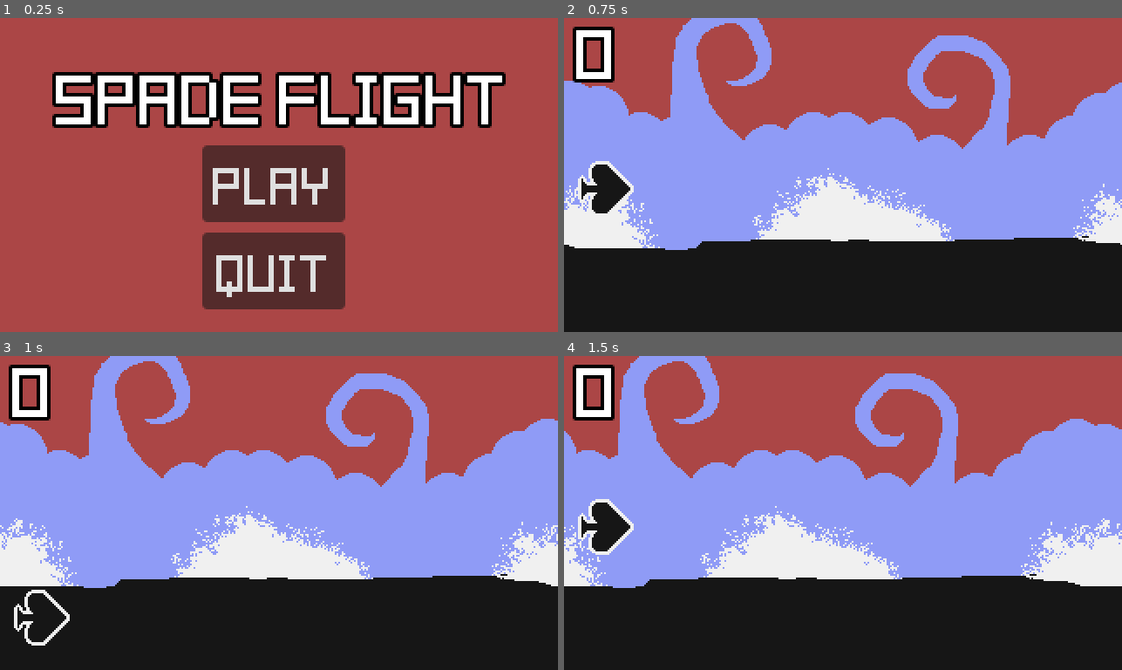
Above: before the commit, frames 1-4 (two rows, left to right).
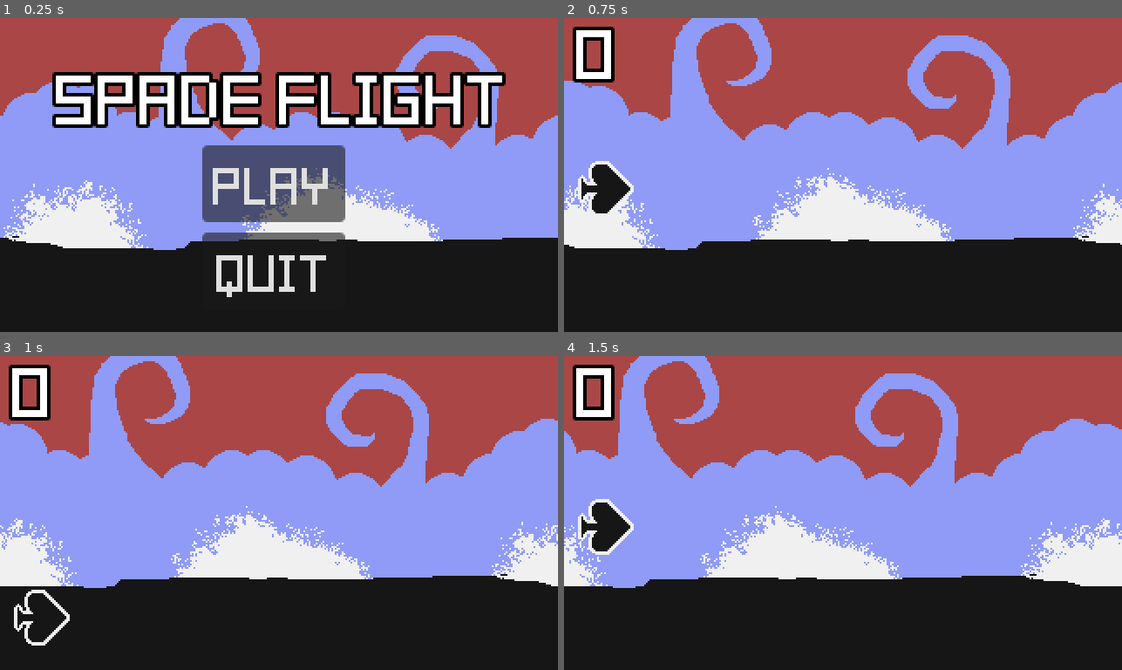
Above: after the commit, the same moments.

Repository: jadicodes/spade-flight
Game: Godot game, scene res://main_menu/main_menu.tscn
Two runs of this game, one before a commit and one after it. Both use one fixed random seed, a clock stepped at 60 frames per second and the inputs below.
Inputs:
- Up to frame 1 (0.25 s): no input
- Up to frame 2 (0.75 s): click "Play" at 0.5 s
- Up to frame 3 (1 s): no input
- Up to frame 4 (1.5 s): click "Play Again" at 1.25 s

The runs differ from the first frame. In frame 1, 67% of the frame differs, in the area x 0-100%, y 0-100%; in frame 2, nothing differs; in frame 3, nothing differs; in frame 4, nothing differs.

Commit message:
Change main menu background

Diff:
--- a/project/main_menu/main_menu.tscn
+++ b/project/main_menu/main_menu.tscn
@@ -1,15 +1,15 @@
-[gd_scene load_steps=3 format=3 uid="uid://rcksxi5cyv23"]
+[gd_scene load_steps=4 format=3 uid="uid://rcksxi5cyv23"]
 
 [ext_resource type="Script" path="res://main_menu/main_menu.gd" id="1_l226x"]
+[ext_resource type="Texture2D" uid="uid://bxpypjd2gcop7" path="res://common/background.png" id="2_nekup"]
 [ext_resource type="Theme" uid="uid://c2c6ex86ggxtl" path="res://common/font.tres" id="2_ygwu1"]
 
 [node name="MainMenu" type="Node2D"]
 script = ExtResource("1_l226x")
 
-[node name="ColorRect" type="ColorRect" parent="."]
-offset_right = 327.0
-offset_bottom = 190.0
-color = Color(0.670588, 0.27451, 0.27451, 1)
+[node name="Background" type="Sprite2D" parent="."]
+position = Vector2(160, 90)
+texture = ExtResource("2_nekup")
 
 [node name="Title" type="Label" parent="."]
 offset_left = 32.0
